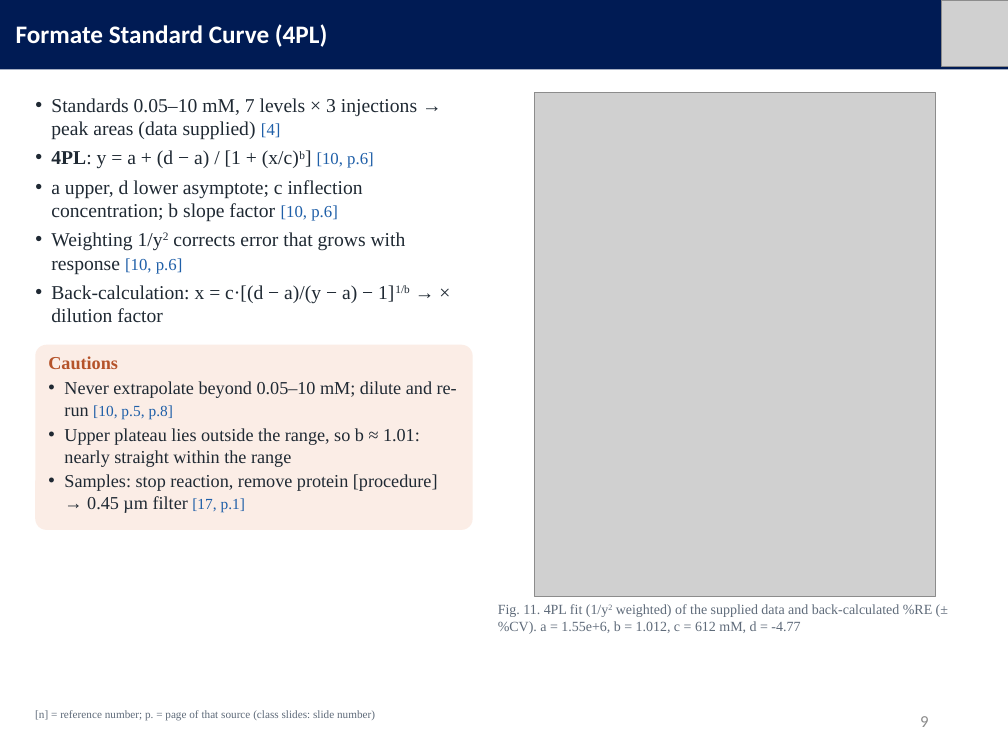
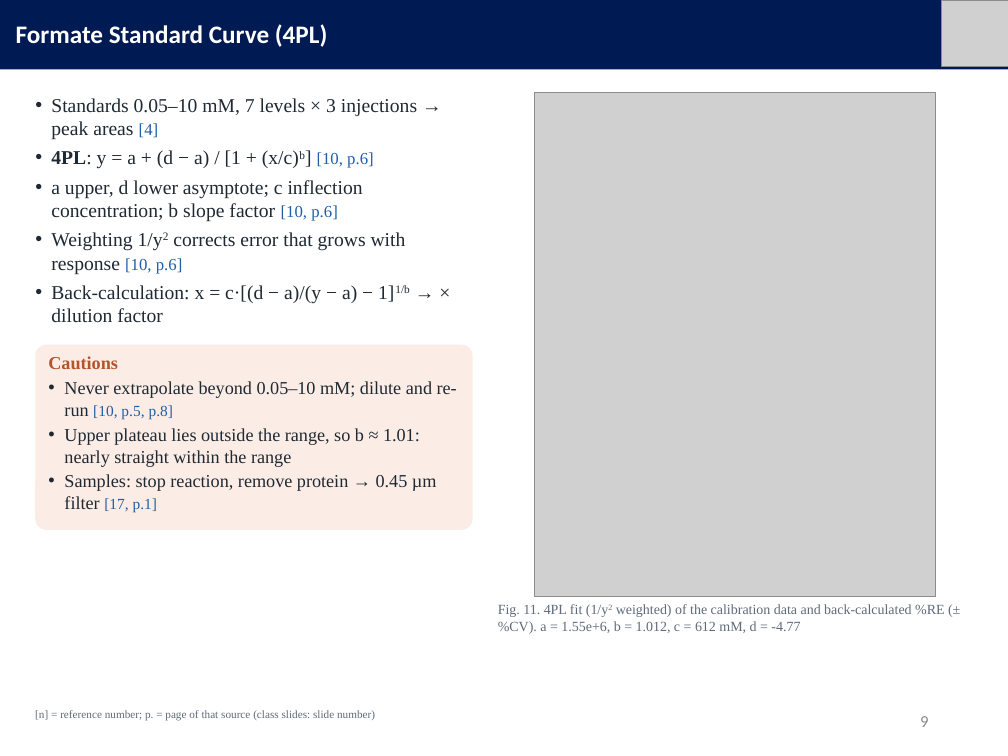
Before and after one commit to mingyu221/office, a slide deck: slide 9 of HPLC_formate_slides_EN.pptx. Drawn at 1008x756 pixels with LibreOffice and Linux fonts; fonts in the diff are those of the drawing; grey boxes stand for pictures. Boxes give left, top, right and bottom in pixels: in the first picture for what was removed or moved away, otherwise in the second. Text is boxed around its words. In the diff, an @@ line names an element or a change of style, - is before the commit and + after.

```diff
--- a/HPLC_formate_slides_EN.pptx
+++ b/HPLC_formate_slides_EN.pptx
@@ text at (x1=51, y1=98, x2=417, y2=140): text changed @@
-• Standards 0.05–10 mM, 7 levels × 3 injections → peak areas (data supplied) [4]
+• Standards 0.05–10 mM, 7 levels × 3 injections → peak areas [4]
@@ text at (x1=64, y1=474, x2=437, y2=513): text changed @@
-• Samples: stop reaction, remove protein [procedure] → 0.45 µm filter [17, p.1]
+• Samples: stop reaction, remove protein → 0.45 µm filter [17, p.1]
@@ text at (x1=498, y1=604, x2=944, y2=634): text changed @@
-Fig. 11. 4PL fit (1/y2 weighted) of the supplied data and back-calculated %RE (± %CV). a = 1.55e+6, b = 1.012, c = 612 mM, d = -4.77
+Fig. 11. 4PL fit (1/y2 weighted) of the calibration data and back-calculated %RE (± %CV). a = 1.55e+6, b = 1.012, c = 612 mM, d = -4.77
```
Also in this commit, not shown: 9 other slides changed, 3 other files.
